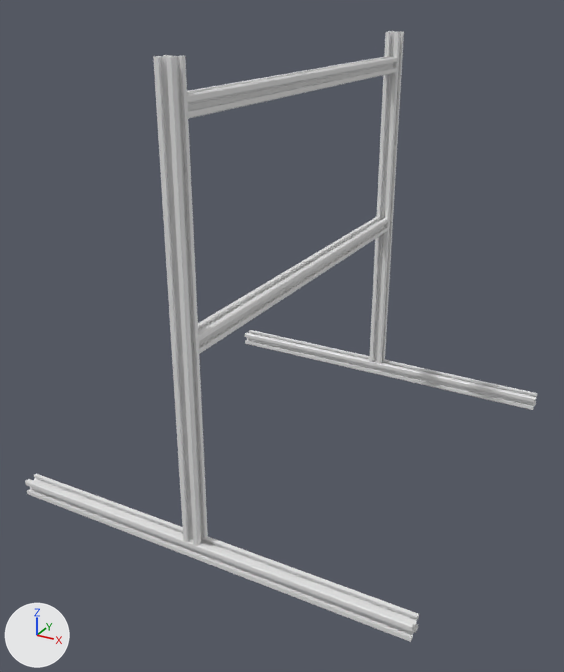
Two versions of the COLLADA model description/urdf/assembled frame complete.dae, one commit apart.
Camera for both pictures: a 50 mm camera at (416.0, -1096.0, 568.0) aimed at (-12.0, -316.0, 178.0). Lighting does not change. The marker at lower left points along +X, +Y and +Z. The first picture is the older version. Where no turn or scale is listed for an object, it has been applied to the vertices.

Names of what the first picture shows: 'node_4f357dce_6648_487e_9f91_c81dc1cedc72_mesh0'.
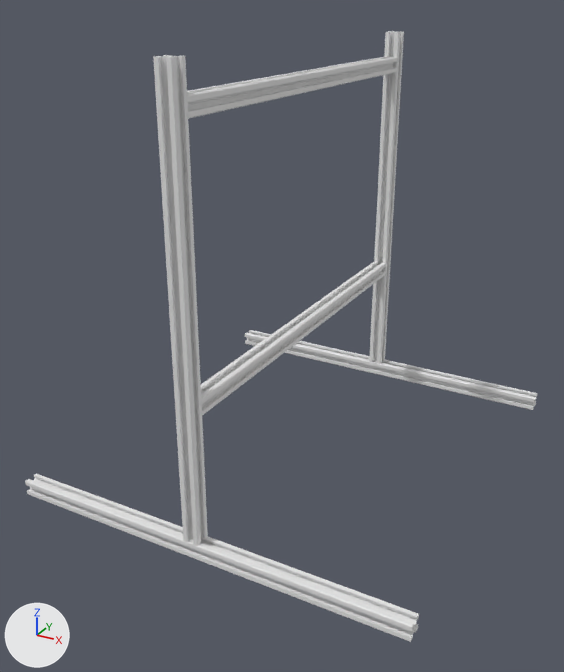
Location of each change, (x1, y1, x2, y2) in pixels of the pictures (564 x 672 px; the box of a moved part takes in the faces that stretch with it):
part 1 of me_node_4f357dce_6648_487e_9f91_c81dc1cedc72_mesh0, moved or reshaped
    before: (198, 217, 389, 354)
    after: (201, 261, 386, 415)
part 2 of me_node_4f357dce_6648_487e_9f91_c81dc1cedc72_mesh0, edited (looks the same)
    both: (25, 31, 537, 642)

What changed in the scene script:
```text
Add mat_mat_1:
    mat_mat_1 = principled_material('mat_1')
    mat_mat_1.base_color = (0.314, 0.314, 0.314)  # grey #989898
    mat_mat_1.roughness = 0.9
Change me_node_4f357dce_6648_487e_9f91_c81dc1cedc72_mesh0:
    where me_node_4f357dce_6648_487e_9f91_c81dc1cedc72_mesh0.from_pydata(...)  # 528 vertices, 1032 faces; spans x -250.0..250.0, y -539.0..0.0, z -1.0..519.0
    used by ob_node_4f357dce_6648_487e_9f91_c81dc1cedc72_mesh0; location = (0.0, 0.0, 0.0)
    me_node_4f357dce_6648_487e_9f91_c81dc1cedc72_mesh0 part 1: the loose piece of 88 vertices spanning x -14.0..6.0, y -520.0..-20.0, z 240.0..260.0 is moved by (0.0, 0.0, -70.0)
    me_node_4f357dce_6648_487e_9f91_c81dc1cedc72_mesh0 part 2: 1031 faces spanning x -250.0..250.0, y -539.0..0.0, z -1.0..519.0 switch from mat_mat_0 (white #e5e5e5) to no material
    add me_node_4f357dce_6648_487e_9f91_c81dc1cedc72_mesh0.materials.append(mat_mat_1)  # grey #989898
```
